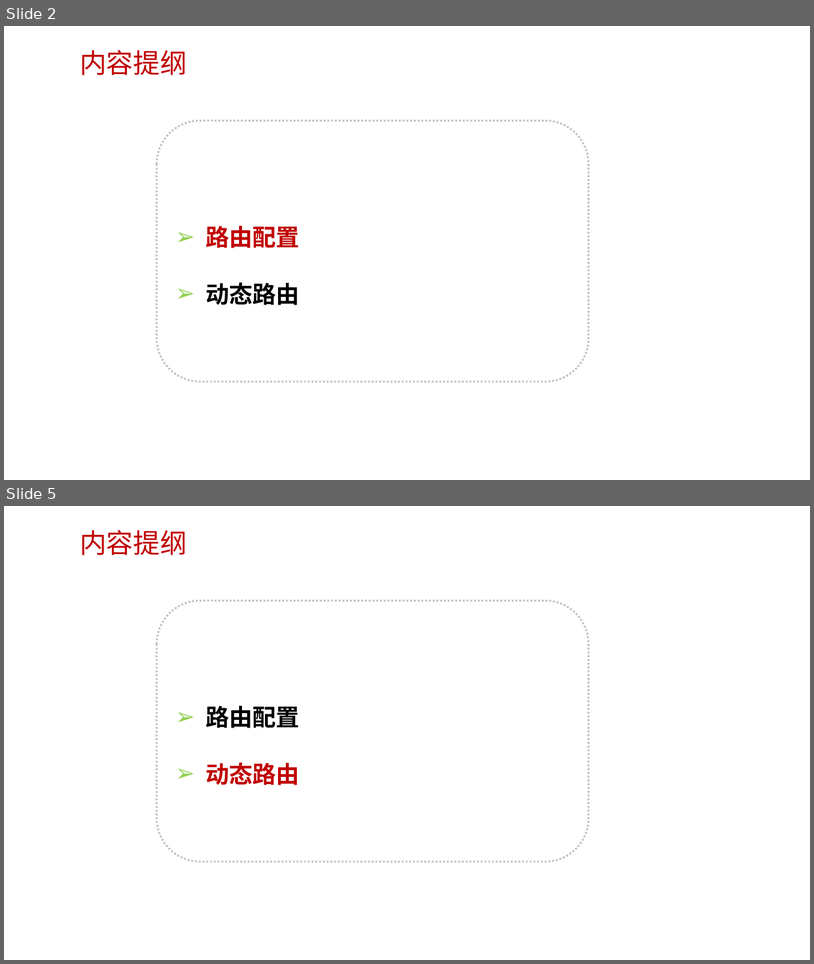
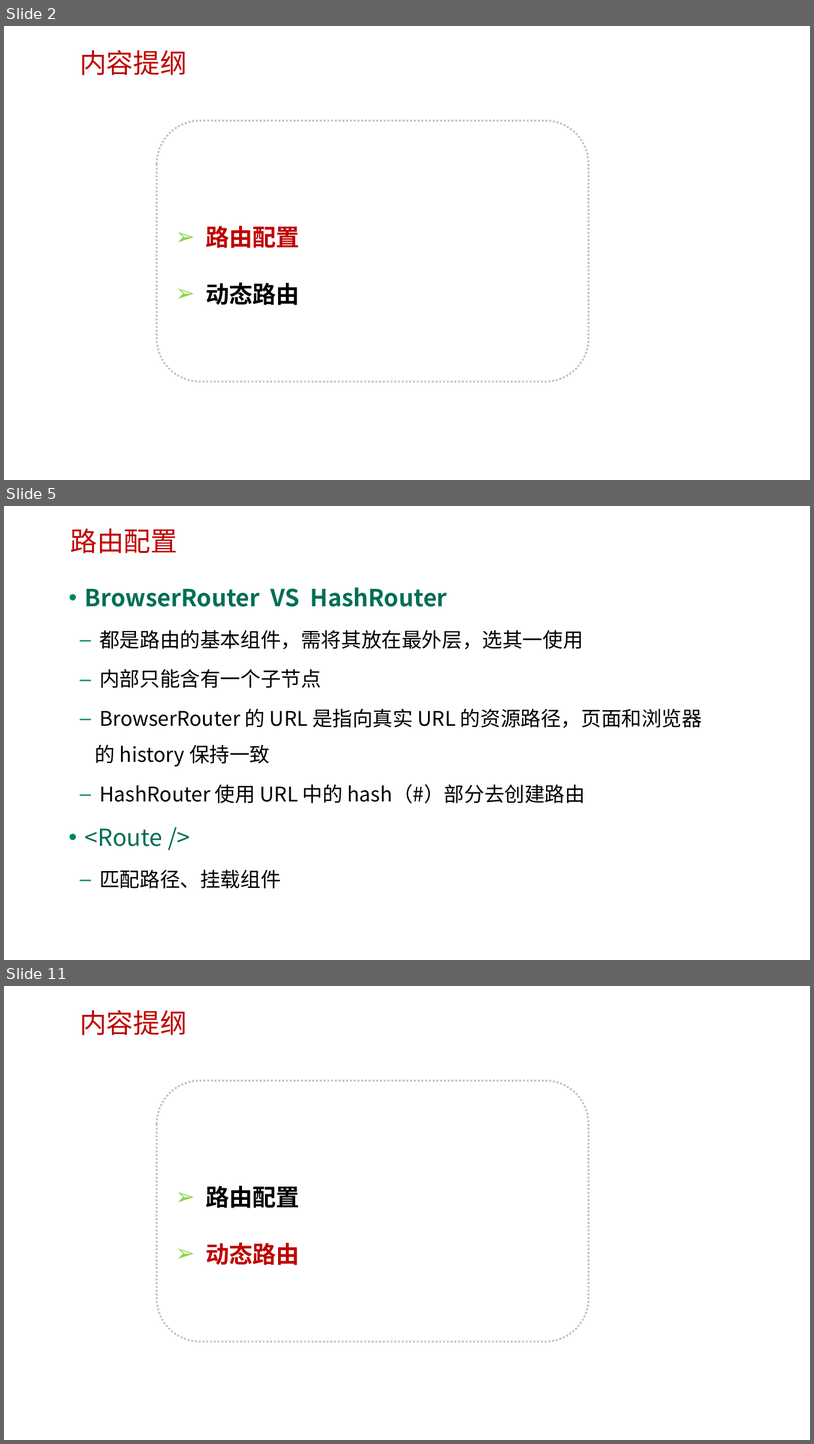
Before and after one commit to HL1115/react, a slide deck: router/ppt/2-1 React 路由.pptx. Shown one above the other, each under a label of ours: slides 2 and 5 before the commit, slides 2, 5 and 11 after it; the slides between them are not shown. The pictures are 814x964 and 814x1444 pixels, drawn with LibreOffice and Linux fonts; fonts in the diff are those of the drawing; background and template pictures are left out. Boxes give left, top, right and bottom in pixels: in the first picture for what was removed or moved away, otherwise in the second. Text is boxed around its words. In the diff, an @@ line names an element or a change of style, - is before the commit and + after.

Commit message:
c router

```diff
--- a/router/ppt/2-1 React 路由.pptx
+++ b/router/ppt/2-1 React 路由.pptx
@@ slide 5 added at [4,506,810,960], background picture (left out) @@
@@ text added at [70,528,177,553], 32 pt, text #C00000 @@
+路由配置
@@ text added at [85,587,702,888], 24 pt, text #000000 @@
+• BrowserRouter VS HashRouter
+  – 都是路由的基本组件，需将其放在最外层，选其一使用
+  – 内部只能含有一个子节点
+  – BrowserRouter 的 URL 是指向真实 URL 的资源路径，页面和浏览器的 history 保持一致
+  – HashRouter 使用 URL 中的 hash（#）部分去创建路由
+• <Route />
+  – 匹配路径、挂载组件
@@ what was slide 5 is now slide 11 @@
```
Also in this commit, not shown: 3 slides changed, 6 other slides added, 1 slide removed, 2 other files.
